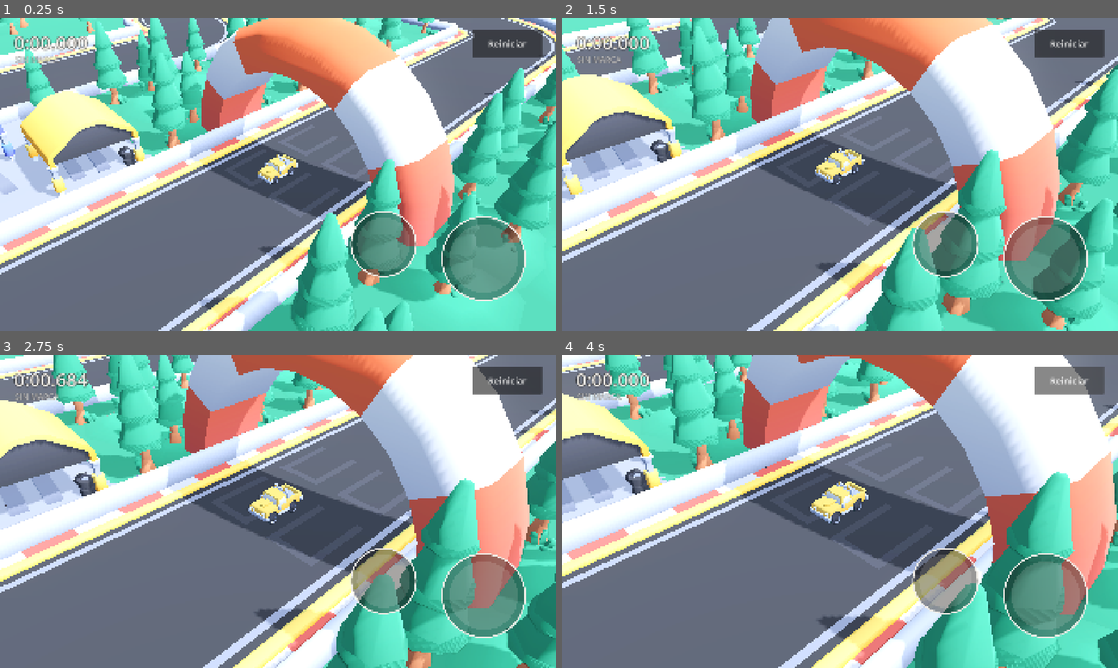
Above: before the commit, frames 1-4 (two rows, left to right).
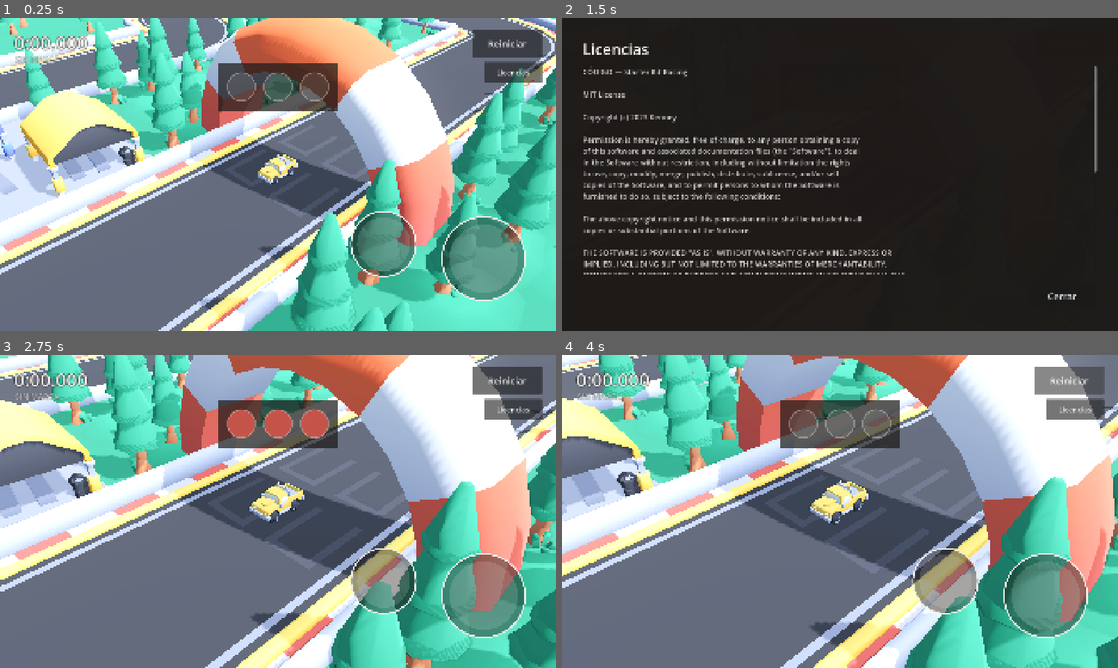
Above: after the commit, the same moments.

Repository: msalejandrojose/core
Game: Godot game, scene res://scenes/main.tscn
The game is run twice, just before and just after one commit, with the same random seed, the same clock (stepped at 60 frames per second) and the same inputs.
Inputs (mouse positions are in pixels of both pictures, inside the frame that each line leads up to):
- Up to frame 1 (0.25 s): no input
- Up to frame 2 (1.5 s): click "Reiniciar" at 0.5 s; click (1073, 71) at 1.25 s, where only the run after the commit has a clickable "Licencias"
- Up to frame 3 (2.75 s): click (500, 633) at 2 s, where only the run after the commit has a clickable "Cerrar"
- Up to frame 4 (4 s): click "Reiniciar" at 2.75 s; click "Reiniciar" at 3.5 s

The runs differ from the first frame. In frame 1, 4.0% of the frame differs, in the area x 39-98%, y 13-30%; in frame 2, 100%, in the area x 0-100%, y 0-100%; in frame 3, 15%; in frame 4, 17%.

Commit message:
feat(racing): semaforo de salida y pantalla de licencias (TASK-208, TASK-200)
SEMAFORO. Salida parada con tres luces: el coche queda bloqueado, las luces
se encienden una a una y el cronometro arranca en el GO. Sustituye al
arranque por primer aceleron de TASK-198, que dejaba cada vuelta empezando
en condiciones distintas — justo lo que no puede pasar en un contrarreloj.

La cuenta dura un intervalo mas que luces hay, para que la tercera llegue a
verse encendida antes de la salida. Intervalo de 0,6 s a proposito: en un
contrarreloj se reinicia constantemente y una salida larga se vuelve un
peaje al vigesimo intento.

El bloqueo se comprueba en VehicleInput y en touch_controls, porque ambos
escriben en steer/throttle. Los dedos apoyados se siguen registrando durante
la cuenta, asi que si llegas al GO con el gas apretado el coche sale — que es
lo que hace todo el mundo.

LICENCIAS. El aviso MIT va EMBEBIDO como constante, no leido de LICENSES.md:
Godot no mete en el .pck los ficheros que no son recursos salvo que se anadan
a los filtros de export, y el fallo silencioso aqui seria distribuir la app
sin el aviso. licenses_test comprueba que la constante y el .md no se han
separado.

Dos cosas que salieron de mirar capturas:
- El fondo de la pantalla de licencias translucia demasiado para un texto a
  cuerpo 26, y sin desactivar el scroll horizontal el autowrap no hacia nada.
- El HUD mostraba "MEJOR 0:00.082": track_integration_test estaba guardando
  su vuelta sintetica como record REAL del jugador en user://records.cfg. Los
  arneses que completan vueltas usan ahora su propia pista y la limpian.

Suite: 11 + 17 + 3 + 19 + 17 + 11, todo en verde.

Co-Authored-By: Claude Opus 5 <noreply@anthropic.com>

Diff:
--- /dev/null
+++ b/apps/game/scenes/ui/licenses-screen.tscn
@@ -0,0 +1,6 @@
+[gd_scene load_steps=2 format=3]
+
+[ext_resource type="Script" path="res://scripts/ui/licenses_screen.gd" id="1_lic"]
+
+[node name="LicensesScreen" type="CanvasLayer"]
+script = ExtResource("1_lic")
--- a/apps/game/scripts/input/vehicle_input.gd
+++ b/apps/game/scripts/input/vehicle_input.gd
@@ -18,8 +18,18 @@
 ## true el teclado se ignora, para que un dedo apoyado no pelee con una tecla.
 var touch_active: bool = false
 
+## Bloquea el coche del todo. Lo usa el semáforo: durante la cuenta atrás se
+## puede tocar la pantalla, pero el coche no se mueve. Se comprueba aquí y en
+## `touch_controls.gd`, porque ambos escriben en `steer`/`throttle`.
+var locked: bool = false
+
 
 func _process(_delta: float) -> void:
+	if locked:
+		steer = 0.0
+		throttle = 0.0
+		return
+
 	if touch_active:
 		return
 
--- a/apps/game/scripts/race/race_director.gd
+++ b/apps/game/scripts/race/race_director.gd
@@ -7,6 +7,21 @@
 ## `has_reference` es false mientras no haya récord contra el que comparar:
 ## el HUD debe mostrar el sector sin delta en vez de un "+0.000" mentiroso.
 signal sector_delta(checkpoint: int, delta_ms: int, has_reference: bool)
+## Luces encendidas de `LIGHT_COUNT`. Al llegar a todas, sale el GO.
+signal countdown_changed(lights_on: int, total: int)
+signal countdown_finished()
+
+const LIGHT_COUNT := 3
+## Intervalo entre luces. La cuenta dura un intervalo más que luces hay: las
+## tres se encienden y la salida es el paso siguiente, así que la tercera llega
+## a verse encendida. Total 2,4 s.
+##
+## Corto a propósito: en un contrarreloj se reinicia constantemente, y una
+## salida larga se convierte en peaje en cuanto llevas veinte intentos.
+const LIGHT_INTERVAL_S := 0.6
+## Margen para que la comparación de floats no se coma el último paso cuando el
+## delta acumulado se queda en 1,79999 en vez de 1,8.
+const _EPSILON := 0.0001
 
 @export var track_id: String = "kenney-01"
 @export var vehicle_path: NodePath = ^"../Vehicle"
@@ -15,6 +30,10 @@
 var vehicle: Vehicle
 var lap_timer: LapTimer
 
+var counting_down: bool = false
+var _countdown_elapsed: float = 0.0
+var _lights_on: int = 0
+
 
 func _ready() -> void:
 	vehicle = get_node(vehicle_path)
@@ -22,6 +41,50 @@
 
 	lap_timer.sector_completed.connect(_on_sector_completed)
 	lap_timer.lap_completed.connect(_on_lap_completed)
+
+	# Con semáforo, arrancar el crono es decisión del director. Dejar además el
+	# arranque por acelerón haría que el crono empezara antes que la carrera.
+	lap_timer.auto_start_on_throttle = false
+
+	begin_countdown()
+
+
+func _process(delta: float) -> void:
+	if not counting_down:
+		return
+
+	_countdown_elapsed += delta
+
+	var lights := clampi(int(_countdown_elapsed / LIGHT_INTERVAL_S + _EPSILON), 0, LIGHT_COUNT)
+	if lights != _lights_on:
+		_lights_on = lights
+		countdown_changed.emit(_lights_on, LIGHT_COUNT)
+
+	if _countdown_elapsed + _EPSILON >= countdown_duration():
+		_release()
+
+
+## Salida parada con semáforo. Todas las vueltas empiezan igual, que es lo que
+## hace que los tiempos de un contrarreloj se puedan comparar entre sí.
+func begin_countdown() -> void:
+	counting_down = true
+	_countdown_elapsed = 0.0
+	_lights_on = 0
+	VehicleInput.locked = true
+	lap_timer.abort()
+	countdown_changed.emit(0, LIGHT_COUNT)
+
+
+func countdown_duration() -> float:
+	return (LIGHT_COUNT + 1) * LIGHT_INTERVAL_S
+
+
+func _release() -> void:
+	counting_down = false
+	_countdown_elapsed = 0.0
+	VehicleInput.locked = false
+	lap_timer.start()
+	countdown_finished.emit()
 
 
 func _unhandled_key_input(event: InputEvent) -> void:
@@ -35,8 +98,8 @@
 ## instantáneo — una pantalla de carga aquí mataría el bucle de juego.
 func restart() -> void:
 	vehicle.reset_to_start()
-	lap_timer.abort()
 	VehicleInput.release()
+	begin_countdown()
 	restarted.emit()
 
 
--- /dev/null
+++ b/apps/game/scripts/ui/licenses_screen.gd
@@ -0,0 +1,115 @@
+extends CanvasLayer
+
+## Pantalla de licencias de terceros.
+##
+## El texto va EMBEBIDO como constante, no leído de `res://LICENSES.md`. Godot
+## no mete en el .pck los ficheros que no son recursos salvo que se añadan a
+## mano a los filtros de export, y aquí el fallo silencioso sería distribuir la
+## app sin el aviso MIT — que es la única obligación real que tenemos sobre el
+## código de Kenney.
+##
+## `LICENSES.md` sigue siendo la fuente para el repo, y `tests/licenses_test.gd`
+## comprueba que ambos no se han separado.
+
+const LICENSE_TEXT := """CÓDIGO — Starter Kit Racing
+
+MIT License
+
+Copyright (c) 2023 Kenney
+
+Permission is hereby granted, free of charge, to any person obtaining a copy
+of this software and associated documentation files (the "Software"), to deal
+in the Software without restriction, including without limitation the rights
+to use, copy, modify, merge, publish, distribute, sublicense, and/or sell
+copies of the Software, and to permit persons to whom the Software is
+furnished to do so, subject to the following conditions:
+
+The above copyright notice and this permission notice shall be included in all
+copies or substantial portions of the Software.
+
+THE SOFTWARE IS PROVIDED "AS IS", WITHOUT WARRANTY OF ANY KIND, EXPRESS OR
+IMPLIED, INCLUDING BUT NOT LIMITED TO THE WARRANTIES OF MERCHANTABILITY,
+FITNESS FOR A PARTICULAR PURPOSE AND NONINFRINGEMENT. IN NO EVENT SHALL THE
+AUTHORS OR COPYRIGHT HOLDERS BE LIABLE FOR ANY CLAIM, DAMAGES OR OTHER
+LIABILITY, WHETHER IN AN ACTION OF CONTRACT, TORT OR OTHERWISE, ARISING FROM,
+OUT OF OR IN CONNECTION WITH THE SOFTWARE OR THE USE OR OTHER DEALINGS IN THE
+SOFTWARE.
+
+
+ASSETS — modelos 3D, sprites y audio
+
+Los modelos, sprites y efectos de sonido incluidos son de Kenney y están bajo
+CC0 1.0 Universal (dominio público). No requieren atribución ni imponen
+restricción alguna. Se mencionan por cortesía, no por obligación.
+
+
+MOTOR — Godot Engine
+
+Godot Engine está bajo licencia MIT.
+Copyright (c) 2014-presente Juan Linietsky, Ariel Manzur y contribuidores de
+Godot Engine."""
+
+const BONE := Color("f0ece6")
+const INK := Color(0.11, 0.098, 0.09)
+
+signal closed()
+
+
+func _ready() -> void:
+	layer = 10
+	_build()
+
+
+func _build() -> void:
+	var backdrop := ColorRect.new()
+	# Casi opaco: con el juego translúcido detrás, un texto legal a cuerpo 26
+	# se lee mal justo donde más importa que se lea.
+	backdrop.color = Color(INK.r, INK.g, INK.b, 0.985)
+	backdrop.set_anchors_preset(Control.PRESET_FULL_RECT)
+	add_child(backdrop)
+
+	var margin := MarginContainer.new()
+	margin.set_anchors_preset(Control.PRESET_FULL_RECT)
+	for side in ["left", "right", "top", "bottom"]:
+		margin.add_theme_constant_override("margin_" + side, 72)
+	add_child(margin)
+
+	var column := VBoxContainer.new()
+	column.add_theme_constant_override("separation", 24)
+	margin.add_child(column)
+
+	var title := Label.new()
+	title.text = "Licencias"
+	title.add_theme_font_size_override("font_size", 52)
+	title.add_theme_color_override("font_color", BONE)
+	column.add_child(title)
+
+	# El texto tiene que poder leerse entero: en horizontal en un móvil no cabe
+	# ni de lejos, así que va en un scroll, no en una caja fija recortada.
+	var scroll := ScrollContainer.new()
+	scroll.size_flags_vertical = Control.SIZE_EXPAND_FILL
+	# Sin scroll horizontal el hijo se ve forzado al ancho del contenedor, que es
+	# lo que hace que el autowrap del texto sirva de algo.
+	scroll.horizontal_scroll_mode = ScrollContainer.SCROLL_MODE_DISABLED
+	column.add_child(scroll)
+
+	var body := Label.new()
+	body.text = LICENSE_TEXT
+	body.autowrap_mode = TextServer.AUTOWRAP_WORD_SMART
+	body.add_theme_font_size_override("font_size", 26)
+	body.add_theme_color_override("font_color", BONE * Color(1, 1, 1, 0.85))
+	body.size_flags_horizontal = Control.SIZE_EXPAND_FILL
+	scroll.add_child(body)
+
+	var close := Button.new()
+	close.text = "Cerrar"
+	close.custom_minimum_size = Vector2(240, 96)
+	close.size_flags_horizontal = Control.SIZE_SHRINK_END
+	close.add_theme_font_size_override("font_size", 32)
+	close.pressed.connect(close_screen)
+	column.add_child(close)
+
+
+func close_screen() -> void:
+	closed.emit()
+	queue_free()
--- a/apps/game/scripts/ui/race_hud.gd
+++ b/apps/game/scripts/ui/race_hud.gd
@@ -14,6 +14,8 @@
 
 ## Cuánto se queda en pantalla el delta de un sector.
 const DELTA_HOLD_S := 2.0
+## Cuánto dura el verde del semáforo tras el GO antes de desaparecer.
+const GO_HOLD_S := 1.0
 
 @export var lap_timer_path: NodePath = ^"../../LapTimer"
 @export var director_path: NodePath = ^"../../RaceDirector"
@@ -25,7 +27,12 @@
 var _best_label: Label
 var _delta_label: Label
 var _restart_button: Button
+var _licenses_button: Button
 var _delta_left: float = 0.0
+
+var _lights_on: int = 0
+var _lights_total: int = 0
+var _go_left: float = 0.0
 
 
 func _ready() -> void:
@@ -38,6 +45,13 @@
 	_director.sector_delta.connect(_on_sector_delta)
 	_director.record_beaten.connect(_on_record_beaten)
 	_director.restarted.connect(_on_restarted)
+	_director.countdown_changed.connect(_on_countdown_changed)
+	_director.countdown_finished.connect(_on_countdown_finished)
+
+	# El director arranca su cuenta atrás en su propio `_ready`, que corre antes
+	# que el de este nodo, así que la primera señal se pierde. Se lee el total
+	# directamente en vez de esperarla.
+	_lights_total = RaceDirector.LIGHT_COUNT
 
 	_refresh_best()
 
@@ -49,6 +63,10 @@
 		_delta_left -= delta
 		if _delta_left <= 0.0:
 			_delta_label.text = ""
+
+	if _go_left > 0.0:
+		_go_left -= delta
+		queue_redraw()
 
 
 ## "1:07.482". Milisegundos siempre a tres cifras: un contrarreloj donde el
@@ -97,6 +115,25 @@
 	_restart_button.pressed.connect(_director.restart)
 	add_child(_restart_button)
 
+	# Aviso MIT de Kenney: obligación de la licencia, no un extra. Vive aquí
+	# hasta que exista una pantalla de Ajustes de verdad, que es su sitio.
+	_licenses_button = Button.new()
+	_licenses_button.text = "Licencias"
+	_licenses_button.custom_minimum_size = Vector2(200, 72)
+	_licenses_button.anchor_left = 1.0
+	_licenses_button.anchor_right = 1.0
+	_licenses_button.offset_left = -248
+	_licenses_button.offset_top = 152
+	_licenses_button.offset_right = -48
+	_licenses_button.offset_bottom = 224
+	_licenses_button.add_theme_font_size_override("font_size", 26)
+	_licenses_button.pressed.connect(open_licenses)
+	add_child(_licenses_button)
+
+
+func open_licenses() -> void:
+	add_child(load("res://scenes/ui/licenses-screen.tscn").instantiate())
+
 
 ## Desplazamiento para no quedar bajo el notch o la barra de estado. En
 ## escritorio el área segura es la ventana entera y esto devuelve cero.
@@ -151,6 +188,53 @@
 	_delta_left = 0.0
 
 
+func _on_countdown_changed(lights_on: int, total: int) -> void:
+	_lights_on = lights_on
+	_lights_total = total
+	_go_left = 0.0
+	queue_redraw()
+
+
+func _on_countdown_finished() -> void:
+	_go_left = GO_HOLD_S
+	queue_redraw()
+
+
+# --- Semáforo -----------------------------------------------------------------
+
+## Se dibuja en `_draw` y no con nodos porque son tres círculos que aparecen
+## y desaparecen: montar y tirar nodos para esto cuesta más de lo que ahorra.
+func _draw() -> void:
+	var counting := _director.counting_down
+	if not counting and _go_left <= 0.0:
+		return
+
+	var radius := size.y * 0.045
+	var gap := radius * 2.6
+	var center := Vector2(size.x * 0.5, size.y * 0.22)
+	var first := center.x - gap * (_lights_total - 1) * 0.5
+
+	# Carcasa oscura detrás: sobre cielo claro unas luces sueltas no se leen.
+	var pad := radius * 0.7
+	var box := Rect2(
+		first - radius - pad, center.y - radius - pad,
+		gap * (_lights_total - 1) + radius * 2 + pad * 2, radius * 2 + pad * 2)
+	draw_rect(box, INK)
+
+	for i in _lights_total:
+		var at := Vector2(first + gap * i, center.y)
+		var lit := i < _lights_on
+		var color := BONE * Color(1, 1, 1, 0.10)
+		if _go_left > 0.0:
+			color = GOOD * Color(1, 1, 1, clampf(_go_left / GO_HOLD_S, 0.0, 1.0))
+		elif lit:
+			color = BAD
+
+		draw_circle(at, radius, color)
+		draw_arc(at, radius, 0.0, TAU, 32, BONE * Color(1, 1, 1, 0.35), 3.0, true)
+
+
+
 func _refresh_best() -> void:
 	if RaceRecords.has_best(_director.track_id):
 		_best_label.text = "MEJOR  %s" % format_ms(RaceRecords.best_ms(_director.track_id))
--- a/apps/game/scripts/ui/touch_controls.gd
+++ b/apps/game/scripts/ui/touch_controls.gd
@@ -52,6 +52,13 @@
 func _process(delta: float) -> void:
 	var touching := _steer_finger != -1 or not _pedal_fingers.is_empty()
 	VehicleInput.touch_active = touching
+
+	# Durante la cuenta atrás manda el semáforo. Se sigue registrando qué dedos
+	# hay puestos, para que al dar el GO el coche salga si ya tenías el gas
+	# apretado — que es exactamente lo que hace todo el mundo.
+	if VehicleInput.locked:
+		queue_redraw()
+		return
 
 	if not touching:
 		# Al levantar el dedo se suelta todo en el acto. Sin esto el coche
--- /dev/null
+++ b/apps/game/tests/countdown_test.gd
@@ -0,0 +1,91 @@
+extends Node
+
+## Prueba del semáforo de salida:
+##
+##     godot --quit-after 1800 res://tests/countdown_test.tscn
+##
+## La cuenta atrás se pilota a mano llamando a `_process` con el delta que
+## interese, en vez de esperar los 2,4 s reales. El test tarda milisegundos y
+## no depende del framerate de la máquina que lo corra.
+
+var _failures := 0
+var _lights: Array = []
+var _finished := false
+
+
+func _ready() -> void:
+	var main: Node = load("res://scenes/main.tscn").instantiate()
+	add_child(main)
+	await get_tree().physics_frame
+
+	var director: RaceDirector = main.get_node("RaceDirector")
+	var timer: LapTimer = main.get_node("LapTimer")
+
+	# Se congela el _process automático para controlar el reloj desde aquí.
+	director.set_process(false)
+	director.countdown_changed.connect(func(on, total): _lights.append([on, total]))
+	director.countdown_finished.connect(func(): _finished = true)
+
+	director.begin_countdown()
+
+	_check(director.counting_down, true, "arranca contando")
+	_check(VehicleInput.locked, true, "el coche queda bloqueado durante la cuenta")
+	_check(timer.running, false, "el crono no corre durante la cuenta")
+
+	# El input se ignora aunque se empuje el acelerador a fondo.
+	VehicleInput.throttle = 1.0
+	VehicleInput._process(0.016)
+	_check_eq(VehicleInput.throttle, 0.0, "el acelerador no cuenta durante la cuenta")
+
+	_lights.clear()
+	director._process(RaceDirector.LIGHT_INTERVAL_S)
+	_check_eq(_lights[-1][0], 1, "tras el primer intervalo, una luz")
+
+	director._process(RaceDirector.LIGHT_INTERVAL_S)
+	_check_eq(_lights[-1][0], 2, "tras el segundo, dos luces")
+
+	director._process(RaceDirector.LIGHT_INTERVAL_S)
+	_check_eq(_lights[-1][0], 3, "tras el tercero, las tres luces")
+
+	_check(_finished, false, "las tres luces se ven antes del GO")
+	_check(timer.running, false, "el crono sigue parado con las tres luces")
+
+	director._process(RaceDirector.LIGHT_INTERVAL_S)
+	_check(_finished, true, "un intervalo después de la última luz, GO")
+	_check(director.counting_down, false, "deja de contar")
+	_check(VehicleInput.locked, false, "el GO desbloquea el coche")
+	_check(timer.running, true, "el crono arranca en el GO")
+	_check_eq(timer.elapsed_ms, 0, "el crono arranca desde cero")
+
+	# --- Reiniciar tiene que rearmar el semáforo -------------------------------
+	_finished = false
+	director.restart()
+
+	_check(director.counting_down, true, "reiniciar relanza la cuenta atrás")
+	_check(VehicleInput.locked, true, "reiniciar vuelve a bloquear el coche")
+	_check(timer.running, false, "reiniciar para el crono hasta el nuevo GO")
+
+	VehicleInput.locked = false
+
+	if _failures == 0:
+		print("\nOK")
+		get_tree().quit(0)
+	else:
+		print("\nFALLOS: %d" % _failures)
+		get_tree().quit(1)
+
+
+func _check(got: bool, want: bool, label: String) -> void:
+	_report(got == want, label, want, got)
+
+
+func _check_eq(got, want, label: String) -> void:
+	_report(got == want, label, want, got)
+
+
+func _report(ok: bool, label: String, want, got) -> void:
+	if ok:
+		print("  ok   %s" % label)
+	else:
+		print("  FALLA %s — esperado %s, obtenido %s" % [label, want, got])
+		_failures += 1
--- /dev/null
+++ b/apps/game/tests/countdown_test.tscn
@@ -0,0 +1,6 @@
+[gd_scene load_steps=2 format=3]
+
+[ext_resource type="Script" path="res://tests/countdown_test.gd" id="1_countdown"]
+
+[node name="Test" type="Node"]
+script = ExtResource("1_countdown")
--- /dev/null
+++ b/apps/game/tests/licenses_test.gd
@@ -0,0 +1,52 @@
+extends Node
+
+## Comprueba que el aviso MIT embebido en la app no se ha separado de
+## LICENSES.md:
+##
+##     godot --quit-after 1800 res://tests/licenses_test.tscn
+##
+## El texto va duplicado a propósito (ver `licenses_screen.gd`): el .md es la
+## fuente para el repo y la constante es lo que se distribuye. Este test es lo
+## que impide que uno de los dos se quede atrás sin que nadie se entere.
+
+const LicensesScreen := preload("res://scripts/ui/licenses_screen.gd")
+
+var _failures := 0
+
+
+func _ready() -> void:
+	var file := FileAccess.open("res://LICENSES.md", FileAccess.READ)
+	_check(file != null, true, "LICENSES.md existe en el repo")
+	if file == null:
+		get_tree().quit(1)
+		return
+
+	var markdown := file.get_as_text()
+	var embedded: String = LicensesScreen.LICENSE_TEXT
+
+	for line in [
+		"MIT License",
+		"Copyright (c) 2023 Kenney",
+		"The above copyright notice and this permission notice shall be included in all",
+		'THE SOFTWARE IS PROVIDED "AS IS", WITHOUT WARRANTY OF ANY KIND, EXPRESS OR',
+	]:
+		_check(markdown.contains(line), true, "LICENSES.md contiene: %s" % line.substr(0, 40))
+		_check(embedded.contains(line), true, "el texto embebido contiene: %s" % line.substr(0, 40))
+
+	_check(embedded.contains("CC0"), true, "el texto embebido menciona CC0 para los assets")
+	_check(embedded.contains("Godot Engine"), true, "el texto embebido menciona el motor")
+
+	if _failures == 0:
+		print("\nOK")
+		get_tree().quit(0)
+	else:
+		print("\nFALLOS: %d" % _failures)
+		get_tree().quit(1)
+
+
+func _check(got: bool, want: bool, label: String) -> void:
+	if got == want:
+		print("  ok   %s" % label)
+	else:
+		print("  FALLA %s" % label)
+		_failures += 1
--- /dev/null
+++ b/apps/game/tests/licenses_test.tscn
@@ -0,0 +1,6 @@
+[gd_scene load_steps=2 format=3]
+
+[ext_resource type="Script" path="res://tests/licenses_test.gd" id="1_licenses"]
+
+[node name="Test" type="Node"]
+script = ExtResource("1_licenses")
--- a/apps/game/tests/race_flow_test.gd
+++ b/apps/game/tests/race_flow_test.gd
@@ -29,6 +29,11 @@
 	var sphere: RigidBody3D = main.get_node("Vehicle/Sphere")
 
 	director.track_id = TRACK
+
+	# El semáforo tiene su propio test (countdown_test). Aquí se congela para
+	# que no suelte el coche a mitad de las comprobaciones.
+	director.set_process(false)
+	VehicleInput.locked = false
 	timer.auto_start_on_throttle = false
 	director.sector_delta.connect(func(cp, d, has): _deltas.append([cp, d, has]))
 	director.record_beaten.connect(func(d): _records.append(d))
@@ -77,6 +82,7 @@
 	_check(sphere.linear_velocity.length() < 0.001, true, "el reinicio quita la inercia")
 	_check_eq(vehicle.linear_speed, 0.0, "el reinicio limpia la velocidad interna")
 	_check(timer.running, false, "el reinicio para el crono")
+	_check(director.counting_down, true, "el reinicio rearma el semáforo")
 	_check_eq(timer.remaining_checkpoints(), 3, "el reinicio olvida los checkpoints")
 
 	# --- Formato --------------------------------------------------------------
--- a/apps/game/tests/track_integration_test.gd
+++ b/apps/game/tests/track_integration_test.gd
@@ -12,6 +12,11 @@
 ## estén donde toca, que la máscara de colisión vea al coche y solo al coche
 ## (el suelo del GridMap también es un cuerpo estático), y que la meta cierre.
 
+## Pista propia del test. Sin esto, la vuelta que completa este arnés se guarda
+## como récord real del jugador en `user://records.cfg` — un 0:00.082 imposible
+## que aparece en el HUD y parece un bug del juego.
+const TRACK := "test-integration"
+
 var _failures := 0
 var _completed := false
 
@@ -23,6 +28,12 @@
 
 	var timer: LapTimer = main.get_node("LapTimer")
 	var sphere: RigidBody3D = main.get_node("Vehicle/Sphere")
+	var director: RaceDirector = main.get_node("RaceDirector")
+
+	director.track_id = TRACK
+	director.set_process(false)
+	VehicleInput.locked = false
+	RaceRecords.clear(TRACK)
 
 	_check_eq(timer.checkpoint_count, 3, "la escena aporta 3 checkpoints")
 
@@ -38,6 +49,8 @@
 
 	await _move_to(sphere, main.get_node("Finish").global_position)
 	_check(_completed, true, "la meta cierra la vuelta")
+
+	RaceRecords.clear(TRACK)
 
 	if _failures == 0:
 		print("\nOK — 3/3")
Not shown, added: apps/game/scripts/ui/licenses_screen.gd.uid
Not shown, added: apps/game/tests/countdown_test.gd.uid
Not shown, added: apps/game/tests/licenses_test.gd.uid
